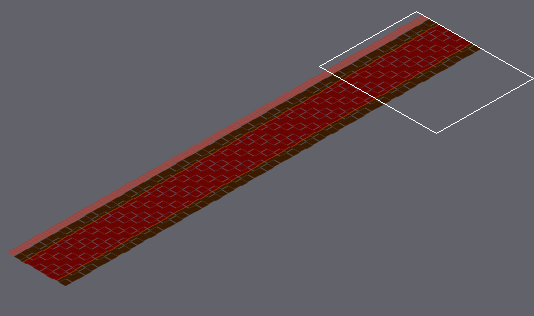
Tiled map (JSON), stored at assets/tiledmap/Levels/level7.json. The picture above shows the old version from afar; the outline marks the close-up.
Close-up. Earlier state:
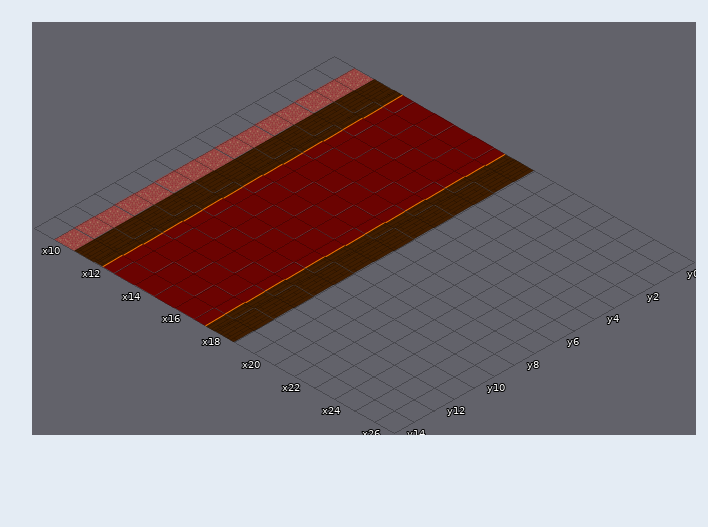
Cells are 182x104 px. Isometric: x runs down to the right, y down to the left. Shown: x 9..26, y 0..14. The commit also changed other parts of the map, which this record leaves out.
After:
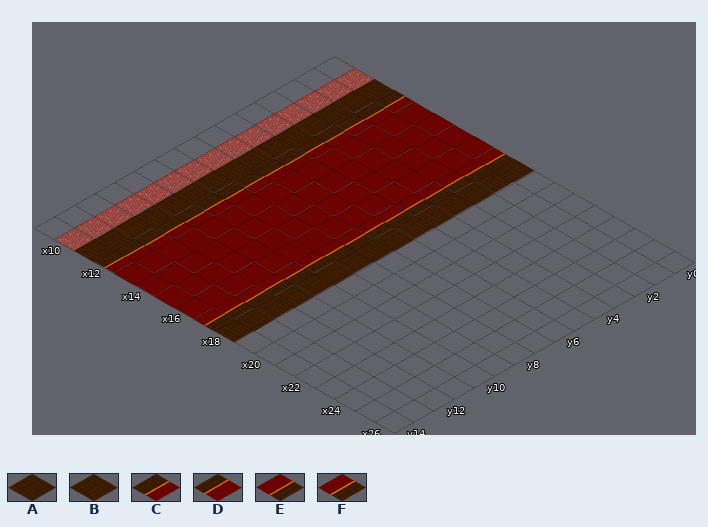
Key: from "floor": A 0, B 0 flipped left-right, C 4, D 6 flipped left-right, E 6 flipped up-down, F 8.
_ is an empty cell.
Edits made:
Layer "floor":
y 0: x 11..12 BD -> AC; x 17..18 EB -> FA
y 1: x 12 D -> C; x 17..18 EB -> FA
y 2: x 11..12 BD -> AC; x 17..18 EB -> FA
y 3: x 12 D -> C; x 17..18 EB -> FA
y 4: x 11..12 BD -> AC; x 17..18 EB -> FA
y 5: x 12 D -> C; x 17..18 EB -> FA
y 6: x 11..12 BD -> AC; x 17..18 EB -> FA
y 7: x 12 D -> C; x 17 E -> F
y 8: x 12 D -> C; x 17..18 EB -> FA
y 9: x 11..12 BD -> AC; x 17..18 EB -> FA
y 10: x 12 D -> C; x 17..18 EB -> FA
y 11: x 11..12 BD -> AC; x 17..18 EB -> FA
y 12: x 12 D -> C; x 17..18 EB -> FA
y 13: x 11..12 BD -> AC; x 17..18 EB -> FA
y 14: x 12 D -> C; x 17 E -> F
